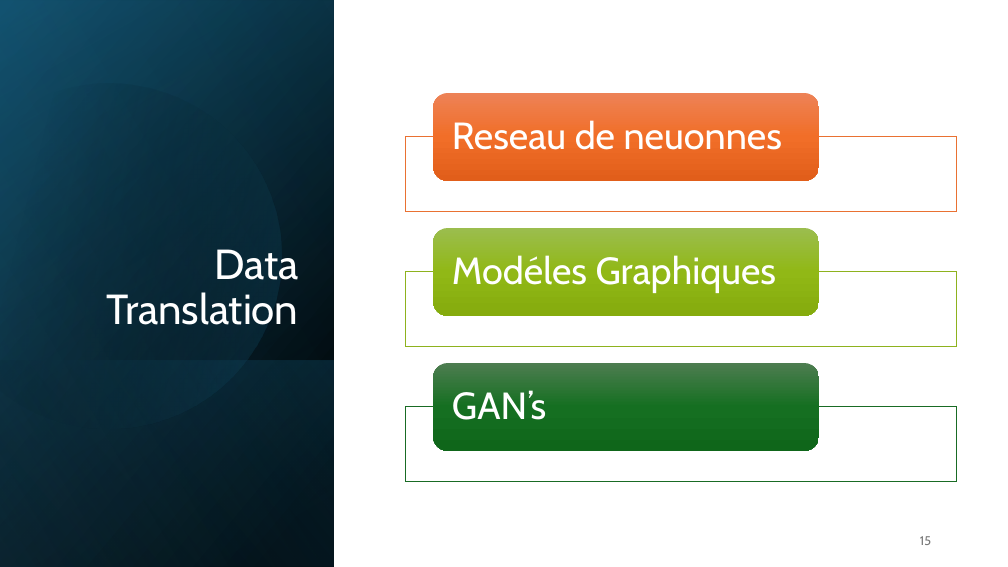
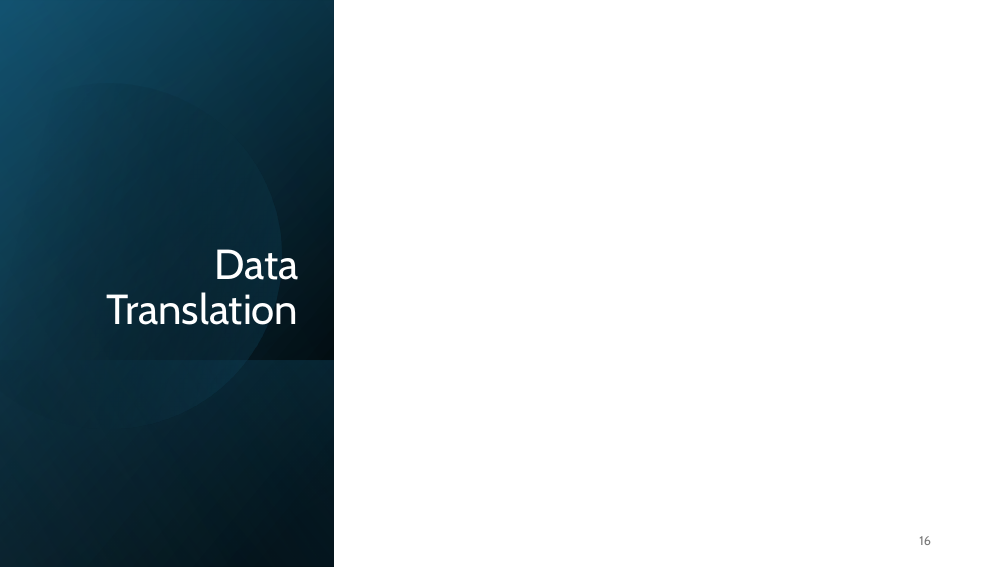
Before and after one commit to IzowRM/Stage-Cetic, a slide deck: slide 16 of Doc Slide/Presentation_du_27_01.pptx (slide 15 before the commit). Drawn at 1008x567 pixels with LibreOffice and Linux fonts; fonts in the diff are those of the drawing. Boxes give left, top, right and bottom in pixels: in the first picture for what was removed or moved away, otherwise in the second. Text is boxed around its words. In the diff, an @@ line names an element or a change of style, - is before the commit and + after.

```diff
--- a/Doc Slide/Presentation_du_27_01.pptx
+++ b/Doc Slide/Presentation_du_27_01.pptx
@@ group removed at <box>405,93,957,482</box>: 3 rectangles, 3 rounded rectangles, 3 texts @@
-Reseau de neuonnes
-Modéles Graphiques
-GAN’s
@@ page number at <box>919,536,931,545</box>: text changed @@
-15
+16
```
Also in this commit, not shown: 2 other slides changed, 5 slides added, 3 other files.
